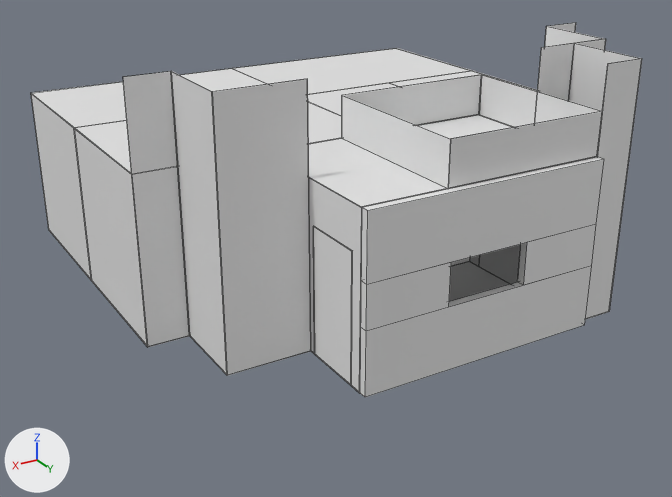
Renders of the FBX model TheDeadzone/Assets/House.fbx from each side of a commit.
Rendered twice from a camera (50 mm lens) standing at (127.3, 156.1, 101.0) and looking at (13.2, -34.0, 5.9). The axes (+X, +Y, +Z) are drawn at lower left. The lights are the same throughout. The first picture is the older version. Mesh edges are drawn as thin lines. Where no turn or scale is listed for an object, it has been applied to the vertices.

Script lines for the objects in view, before the commit:
```python
me_cube_001 = bpy.data.meshes.new('Cube.001')
me_cube_001.from_pydata(...)  # a box spanning x -30.0..30.0, y -20.0..20.0, z -0.1..0.1
me_cube_011 = bpy.data.meshes.new('Cube.011')
me_cube_011.from_pydata(...)  # a box spanning x -0.1..0.1, y -7.5..7.5, z -15.0..15.0
me_cube_034 = bpy.data.meshes.new('Cube.034')
me_cube_034.from_pydata(...)  # a box spanning x -5.0..5.0, y -0.1..0.1, z -30.0..30.0
ob_cube = bpy.data.objects.new('Cube', me_cube_001)
ob_cube.location = (10.0, 0.0, 0.0)
ob_cube_010 = bpy.data.objects.new('Cube.010', me_cube_011)
ob_cube_010.location = (-20.0, -8.8, 15.0)
ob_cube_029 = bpy.data.objects.new('Cube.029', me_cube_034)
ob_cube_029.location = (65.0, -20.0, 30.0)
# also in view: 'Cube.015' at (0.0, 20.0, 45.0); 'Cube.051' at (-20.0, -80.0, 40.0); 'Cube.004' at (-10.0, 21.0, 20.0); 'Cube.028' at (70.0, -40.0, 20.0); 'Cube.017' at (20.0, 0.0, 45.0)
```
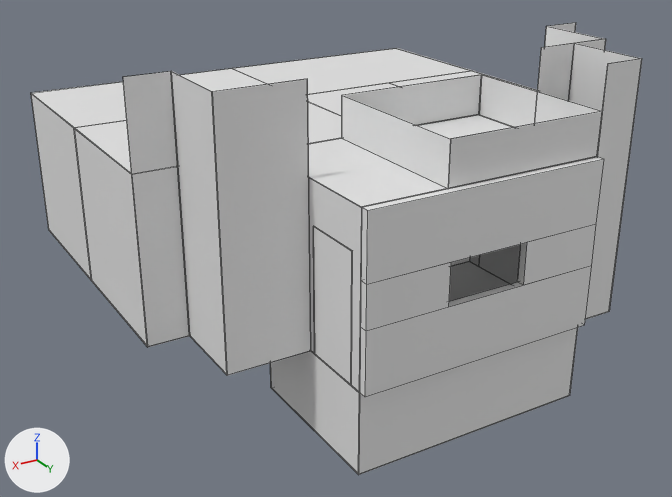
Location of each change, (x1, y1, x2, y2) in pixels of the pictures (672 x 497 px):
'Cube.058', added
    after: (359, 327, 578, 475)
'Cube.059', added
    after: (270, 351, 360, 475)
'Cube.056', added
    after: (410, 404, 547, 456)

Patch to the scene script:
```diff
--- a/TheDeadzone/Assets/House.fbx.py
+++ b/TheDeadzone/Assets/House.fbx.py
@@ me_cube_043 @@
+me_cube_043.from_pydata(...)  # a box spanning x -0.1..0.1, y -20.0..20.0, z -10.0..10.0
@@ me_cube_032 @@
+me_cube_032.from_pydata(...)  # a box spanning x -30.0..30.0, y -0.1..0.1, z -10.0..10.0
@@ ob_cube_056 @@
+ob_cube_056 = bpy.data.objects.new('Cube.056', me_cube_001.copy())  # the mesh of ob_cube
+ob_cube_056.location = (10.0, 0.0, -20.0)
@@ ob_cube_059 @@
+ob_cube_059 = bpy.data.objects.new('Cube.059', me_cube_043)
+ob_cube_059.location = (40.0, 0.0, -10.0)
@@ ob_cube_058 @@
+ob_cube_058 = bpy.data.objects.new('Cube.058', me_cube_032)
+ob_cube_058.location = (10.0, 20.0, -10.0)
```
